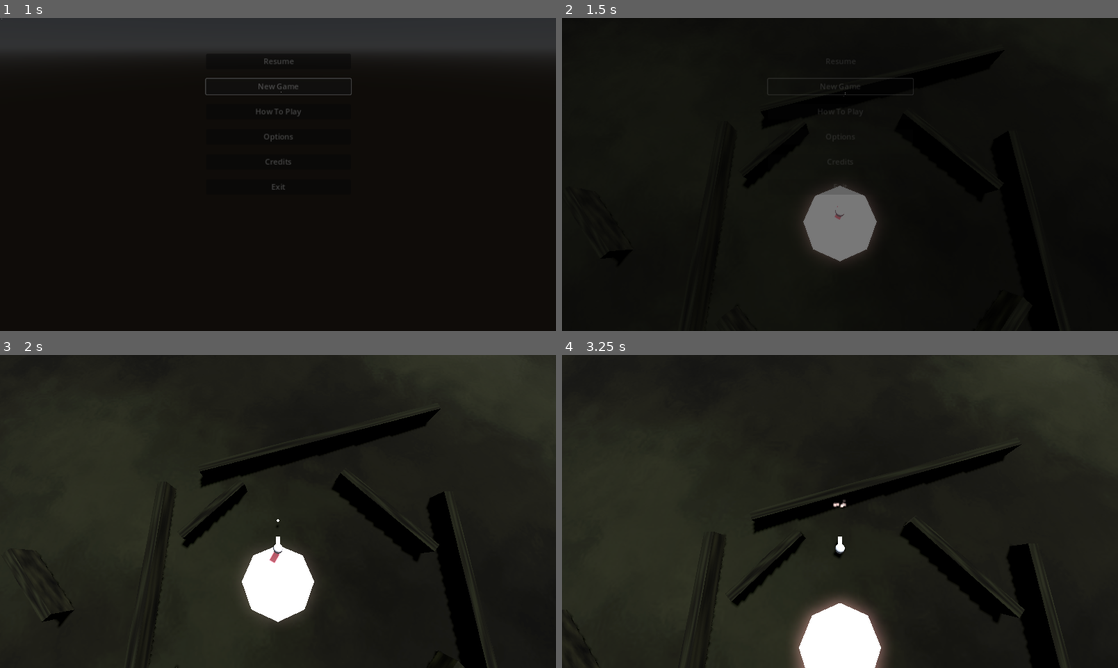
Above: before the commit, frames 1-4 (two rows, left to right).
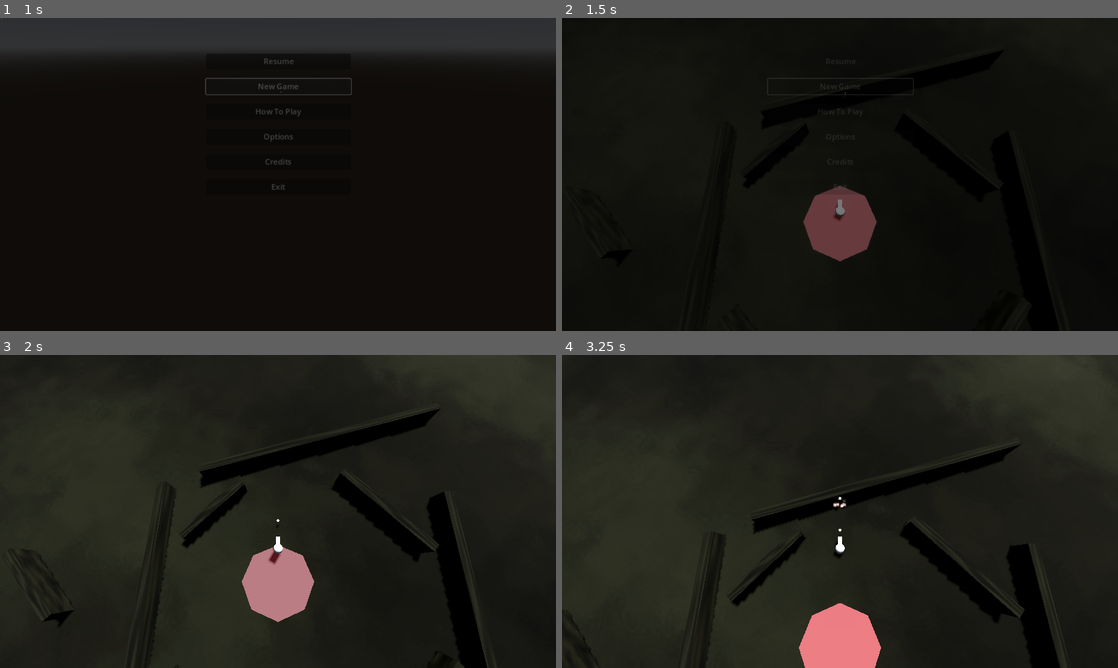
Above: after the commit, the same moments.

Repository: Wiggan/GodotTemplate
Game: Godot game, scene res://test/menu.tscn
Two runs of this game, one before a commit and one after it. Both use one fixed random seed, a clock stepped at 60 frames per second and the inputs below.
Inputs (mouse positions are in pixels of both pictures, inside the frame that each line leads up to):
- Up to frame 1 (1 s): click "New Game" at 0.5 s
- Up to frame 2 (1.5 s): tap Enter at 1.25 s; move the mouse to (867, 174) at 1.27 s; press the mouse at (867, 174) at 1.28 s; hold W (forward) from 1.28 s (still down)
- Up to frame 3 (2 s): keep holding W (forward); tap Space (jump) at 1.52 s
- Up to frame 4 (3.25 s): keep holding W (forward); move the mouse to (812, 511) at 2.02 s; release the mouse at (812, 511) at 2.03 s; click (812, 511) at 2.1 s; tap Space (jump) at 2.27 s; move the mouse to (851, 505) at 2.77 s; press the mouse at (851, 505) at 2.78 s

Frame 1 is identical in both runs. In frame 2, 2.3% of the frame differs, in the area x 43-57%, y 53-78%; in frame 3, 2.3%; in frame 4, 3.2%, in the area x 41-59%, y 45-100%.

Commit message:
Just some more work on the example game for fun.

Diff:
--- a/boilerplate/game/game_manager.gd
+++ b/boilerplate/game/game_manager.gd
@@ -5,7 +5,11 @@
 signal game_saved
 
 @onready var game_over_screen = $GameOverScreen
+const GAME_OVER_TEXT = """[center]You held of the intruders for %d seconds but were ultimately overrun.
 
+Better luck next time![/center]"""
+
+var game_state
 
 func _unhandled_input(event):
 	if event.is_action_pressed("ui_menu"):
@@ -31,6 +35,7 @@
 	Transition.fade_and_call(show_game_over_screen)
 
 func show_game_over_screen():
+	$GameOverScreen/VBoxContainer/PanelContainer/RichTextLabel.text = GAME_OVER_TEXT % game_state["Time"]
 	game_over_screen.set_visible(true)
 	$GameOverScreen/VBoxContainer/RetryButton.grab_focus()
 
--- a/boilerplate/game/game_manager.tscn
+++ b/boilerplate/game/game_manager.tscn
@@ -10,6 +10,7 @@
 anchor_bottom = 1.0
 grow_horizontal = 2
 grow_vertical = 2
+mouse_filter = 2
 script = ExtResource("1_fy5w4")
 
 [node name="GameOverScreen" type="Control" parent="."]
@@ -56,6 +57,6 @@
 [node name="RetryButton" type="Button" parent="GameOverScreen/VBoxContainer" groups=["Button"]]
 layout_mode = 2
 size_flags_horizontal = 4
-text = "Try again"
+text = "Try again!"
 
 [connection signal="pressed" from="GameOverScreen/VBoxContainer/RetryButton" to="." method="restart"]
--- a/project.godot
+++ b/project.godot
@@ -32,6 +32,13 @@
 [display]
 
 window/stretch/mode="canvas_items"
+
+[editor]
+
+movie_writer/mjpeg_quality=0.7
+movie_writer/movie_file="C:/tmp/template.avi"
+movie_writer/disable_vsync=true
+movie_writer/fps=30
 
 [input]
 
--- a/test/character.gd
+++ b/test/character.gd
@@ -32,7 +32,7 @@
 	if direction:
 		velocity.x = direction.x * SPEED
 		velocity.z = direction.z * SPEED
-		gun.look_at(global_position + Vector3(direction.x, 0, direction.z))
+		gun.look_at(global_position + lerp(-gun.basis.z, Vector3(direction.x, 0, direction.z), 10*delta))
 	else:
 		velocity.x = move_toward(velocity.x, 0, SPEED)
 		velocity.z = move_toward(velocity.z, 0, SPEED)
--- a/test/enemy.gd
+++ b/test/enemy.gd
@@ -19,3 +19,4 @@
 
 func on_hit():
 	animation_player.play("die")
+	linear_velocity = Vector3.ZERO
--- a/test/enemy.tscn
+++ b/test/enemy.tscn
@@ -52,6 +52,18 @@
 "transitions": PackedFloat32Array(1),
 "update": 1,
 "values": [false]
+}
+tracks/3/type = "value"
+tracks/3/imported = false
+tracks/3/enabled = true
+tracks/3/path = NodePath("MeshInstance3D:cast_shadow")
+tracks/3/interp = 1
+tracks/3/loop_wrap = true
+tracks/3/keys = {
+"times": PackedFloat32Array(0),
+"transitions": PackedFloat32Array(1),
+"update": 1,
+"values": [1]
 }
 
 [sub_resource type="Animation" id="Animation_ni3d1"]
@@ -110,6 +122,18 @@
 "update": 1,
 "values": [true]
 }
+tracks/4/type = "value"
+tracks/4/imported = false
+tracks/4/enabled = true
+tracks/4/path = NodePath("MeshInstance3D:cast_shadow")
+tracks/4/interp = 1
+tracks/4/loop_wrap = true
+tracks/4/keys = {
+"times": PackedFloat32Array(1),
+"transitions": PackedFloat32Array(1),
+"update": 1,
+"values": [0]
+}
 
 [sub_resource type="AnimationLibrary" id="AnimationLibrary_pl2a1"]
 _data = {
--- /dev/null
+++ b/test/test_scene.gd
@@ -0,0 +1,12 @@
+extends NavigationRegion3D
+
+
+# Called when the node enters the scene tree for the first time.
+func _ready():
+	GameManager.game_state = {
+		"Time": 0
+	}
+
+
+func _on_timer_timeout():
+	GameManager.game_state["Time"] += 1
--- a/test/test_scene.tscn
+++ b/test/test_scene.tscn
@@ -1,5 +1,6 @@
-[gd_scene load_steps=17 format=3 uid="uid://c4kfs42u6hrrk"]
-
+[gd_scene load_steps=18 format=3 uid="uid://c4kfs42u6hrrk"]
+
+[ext_resource type="Script" path="res://test/test_scene.gd" id="1_i8q07"]
 [ext_resource type="Script" path="res://test/defendee.gd" id="1_pa0d2"]
 [ext_resource type="Script" path="res://test/character.gd" id="1_vo1vl"]
 [ext_resource type="PackedScene" uid="uid://c2tb7rfr4bcdu" path="res://test/spawner.tscn" id="2_ptox8"]
@@ -9,7 +10,7 @@
 polygons = [PackedInt32Array(1, 0, 2), PackedInt32Array(2, 0, 3), PackedInt32Array(4, 7, 5), PackedInt32Array(5, 7, 6), …(6626 unchanged characters)…
 
 [sub_resource type="StandardMaterial3D" id="StandardMaterial3D_eemja"]
-albedo_color = Color(0.576471, 0.576471, 0.576471, 1)
+albedo_color = Color(0.196078, 0.196078, 0.196078, 1)
 emission_enabled = true
 emission = Color(0.294118, 0, 0, 1)
 emission_energy_multiplier = 3.25
@@ -43,7 +44,7 @@
 "times": PackedFloat32Array(0, 2),
 "transitions": PackedFloat32Array(1, 1),
 "update": 0,
-"values": [3.25, 0.0]
+"values": [1.81, 0.0]
 }
 
 [sub_resource type="AnimationLibrary" id="AnimationLibrary_osl65"]
@@ -82,6 +83,7 @@
 [node name="test_scene" type="NavigationRegion3D"]
 transform = Transform3D(1, 0, 0, 0, 1, 0, 0, 0, 1, 0, 75.0793, 0)
 navigation_mesh = SubResource("NavigationMesh_d13nn")
+script = ExtResource("1_i8q07")
 
 [node name="DirectionalLight3D" type="DirectionalLight3D" parent="."]
 transform = Transform3D(-0.866025, -0.433013, 0.25, 0, 0.5, 0.866025, -0.5, 0.75, -0.433013, 0, 0, 0)
@@ -242,4 +244,8 @@
 [node name="Spawner5" parent="." instance=ExtResource("2_ptox8")]
 transform = Transform3D(1, 0, 0, 0, 1, 0, 0, 0, 1, 2.17399, 0.953602, 15.6763)
 
+[node name="Timer" type="Timer" parent="."]
+autostart = true
+
 [connection signal="body_entered" from="CSGCylinder3D/Area3D" to="CSGCylinder3D" method="_on_area_3d_body_entered"]
+[connection signal="timeout" from="Timer" to="." method="_on_timer_timeout"]
